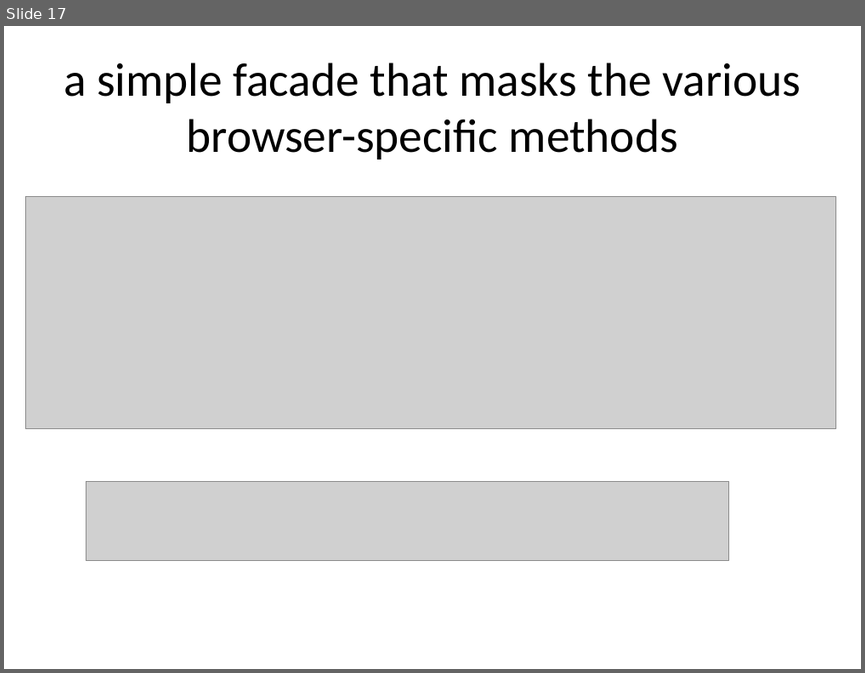
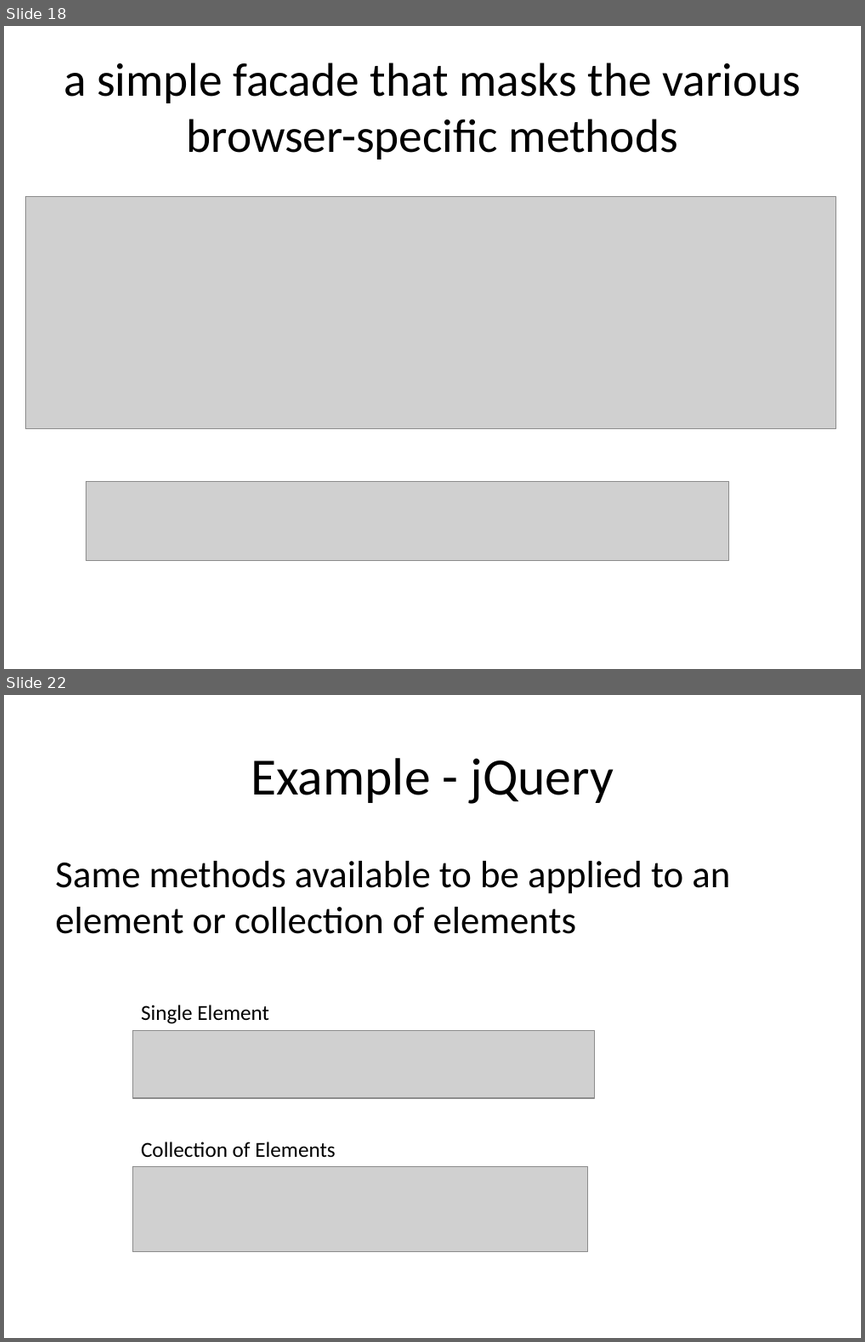
Before and after one commit to chrpapa/Javascript-Seminar, a slide deck: presentation/Presentation.pptx. Shown one above the other, each under a label of ours: slide 17 before the commit, slides 18 and 22 after it; the slides between them are not shown. The pictures are 865x673 and 865x1342 pixels, drawn with LibreOffice and Linux fonts; fonts in the diff are those of the drawing; grey boxes stand for pictures. Boxes give left, top, right and bottom in pixels: in the first picture for what was removed or moved away, otherwise in the second. Text is boxed around its words. In the diff, an @@ line names an element or a change of style, - is before the commit and + after.

```diff
--- a/presentation/Presentation.pptx
+++ b/presentation/Presentation.pptx
@@ slide 22 added at [4, 695, 861, 1338], background #FFFFFF @@
@@ title added at [250, 758, 613, 804], 44 pt, text #000000 @@
+Example - jQuery
@@ text added at [55, 861, 730, 934], 32 pt, text #000000 @@
+Same methods available to be applied to an element or collection of elements
@@ text added at [141, 1004, 269, 1024], 18 pt, text #000000 @@
+Single Element
@@ picture added at [132, 1031, 595, 1099] @@
@@ text added at [141, 1141, 336, 1157], 18 pt, text #000000 @@
+Collection of Elements
@@ picture added at [132, 1166, 587, 1252] @@
@@ what was slide 17 is now slide 18 @@
```
Also in this commit, not shown: 4 slides changed, 8 other slides added, 7 other files.
